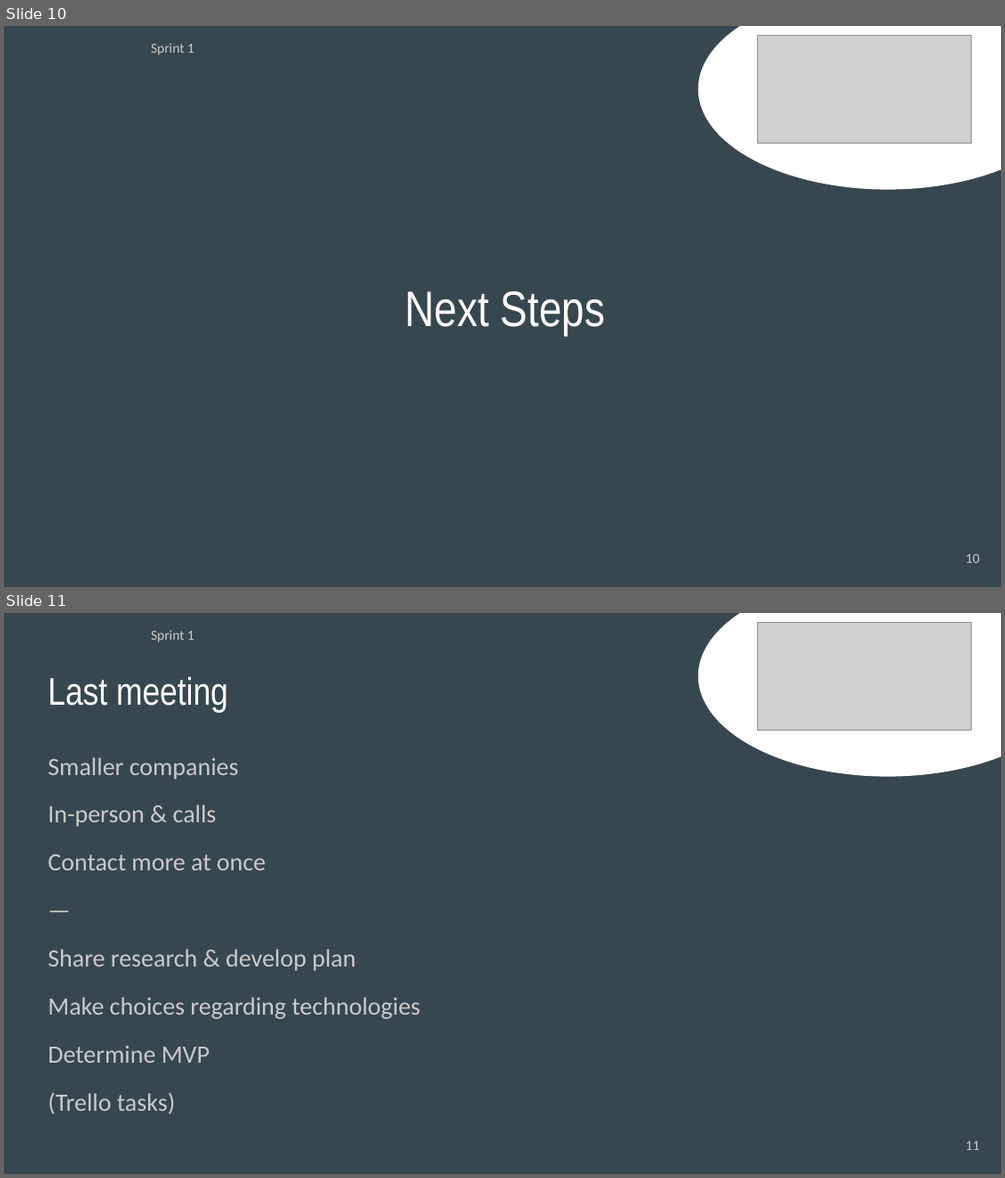
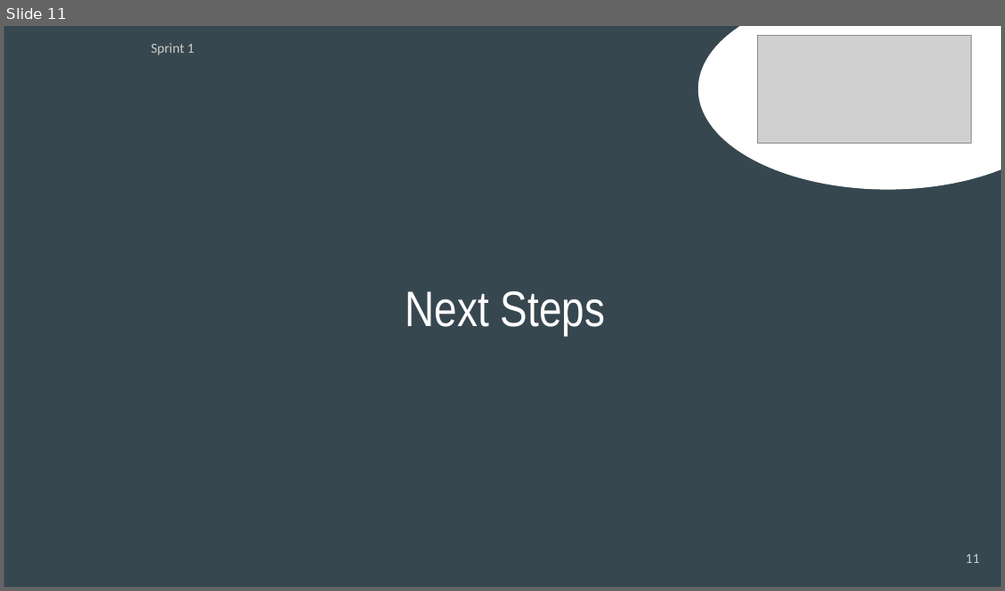
Before and after one commit to N4fta/threat-shield, a slide deck: Documentation/Presentations/Presentation 08.04.2025.odp. Shown one above the other, each under a label of ours: slides 10 and 11 before the commit, slide 11 after it. The pictures are 1005x1178 and 1005x591 pixels, drawn with LibreOffice and Linux fonts; fonts in the diff are those of the drawing; grey boxes stand for pictures. Boxes give left, top, right and bottom in pixels: in the first picture for what was removed or moved away, otherwise in the second. Text is boxed around its words. In the diff, an @@ line names an element or a change of style, - is before the commit and + after.

Commit message:
Presentation Sprint 1

```diff
--- a/Documentation/Presentations/Presentation 08.04.2025.odp
+++ b/Documentation/Presentations/Presentation 08.04.2025.odp
@@ slide 11 removed at box(4, 613, 1001, 1174), background #37474F @@
@@ text removed at box(151, 630, 194, 642) @@
-Sprint 1
@@ ellipse removed at box(699, 613, 1001, 776) @@
@@ picture removed at box(758, 622, 972, 730) @@
@@ title removed at box(48, 676, 228, 712) @@
-Last meeting
@@ text removed at box(48, 757, 421, 1114) @@
-Smaller companies
-In-person & calls
-Contact more at once
-—
-Share research & develop plan
-Make choices regarding technologies
-Determine MVP
-(Trello tasks)
@@ page number removed at box(965, 1141, 979, 1150) @@
-11
@@ what was slide 10 is now slide 11 @@
@@ page number at box(965, 554, 979, 563): text changed @@
-10
+11
```
Also in this commit, not shown: 1 slide changed, 3 slides added.
